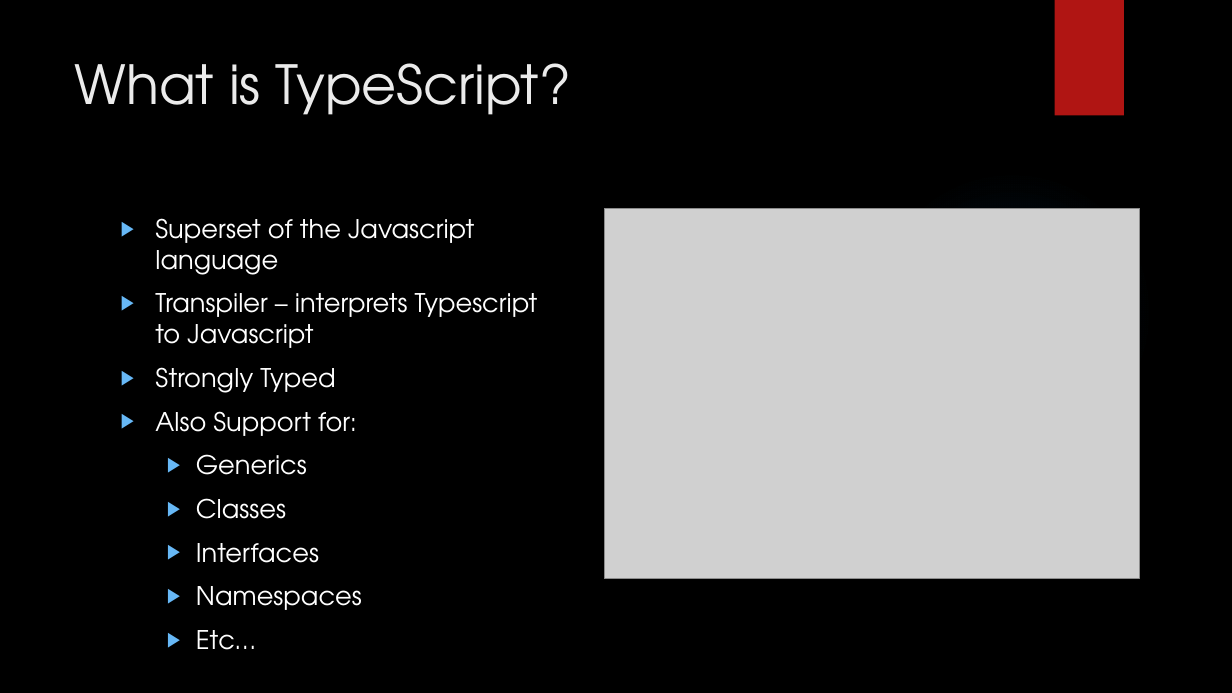
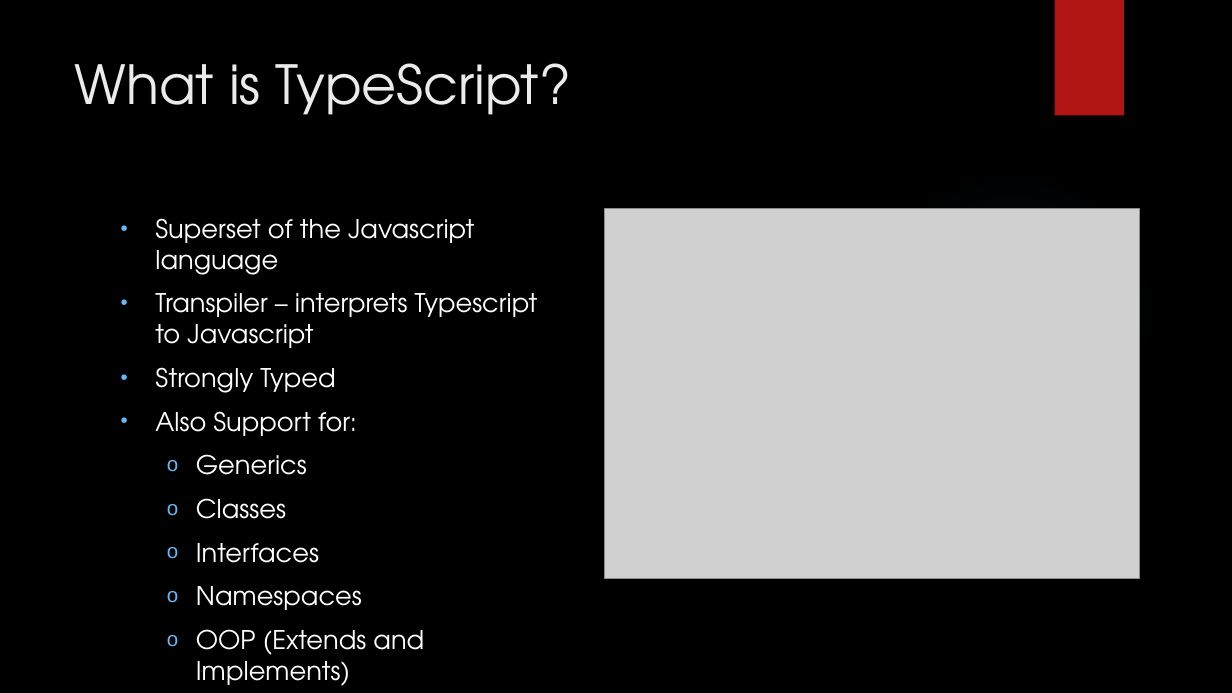
Before and after one commit to LogolsLLC/Logols-May2018, a slide deck: slide 25 of Slides/06_JavaScriptTypescript_TrainingPlan.pptx. Drawn at 1232x693 pixels with LibreOffice and Linux fonts; fonts in the diff are those of the drawing; grey boxes stand for pictures; background and template pictures are left out. Boxes give left, top, right and bottom in pixels: in the first picture for what was removed or moved away, otherwise in the second. Text is boxed around its words. In the diff, an @@ line names an element or a change of style, - is before the commit and + after.

Commit message:
Update JavaScript slides

```diff
--- a/Slides/06_JavaScriptTypescript_TrainingPlan.pptx
+++ b/Slides/06_JavaScriptTypescript_TrainingPlan.pptx
@@ text at (155,218,538,610): bullet ▶ to •; bullet ▶ to o @@
@@ text at (196,629,424,686): text changed @@
-  ▶ Etc…
+  o OOP (Extends and Implements)
```
Also in this commit, not shown: 19 other slides changed, 8 slides added, 1 other file.
